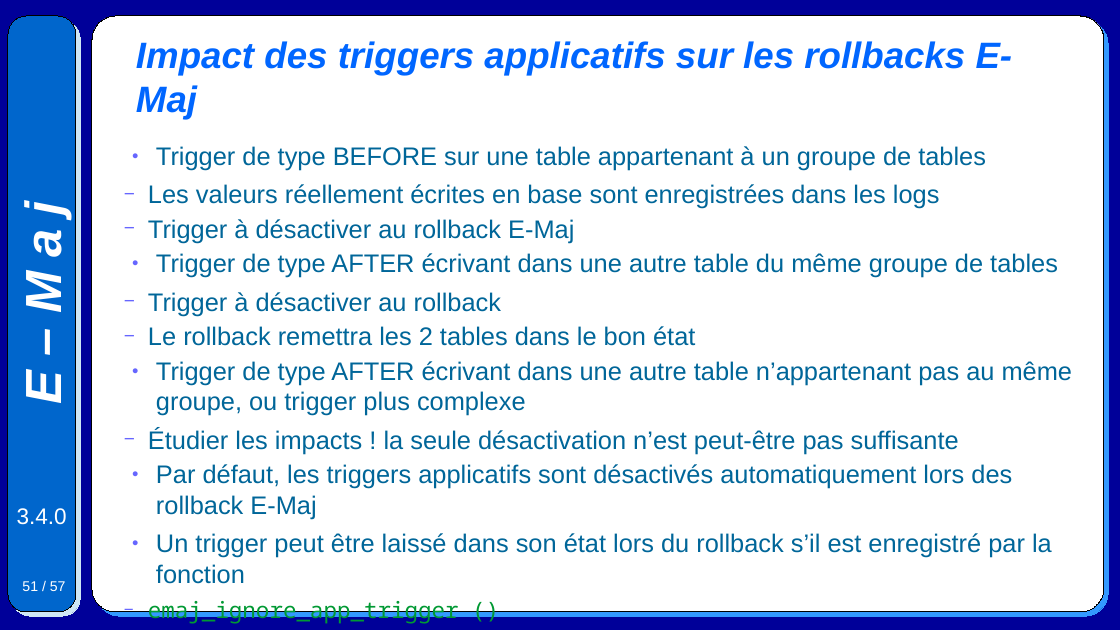
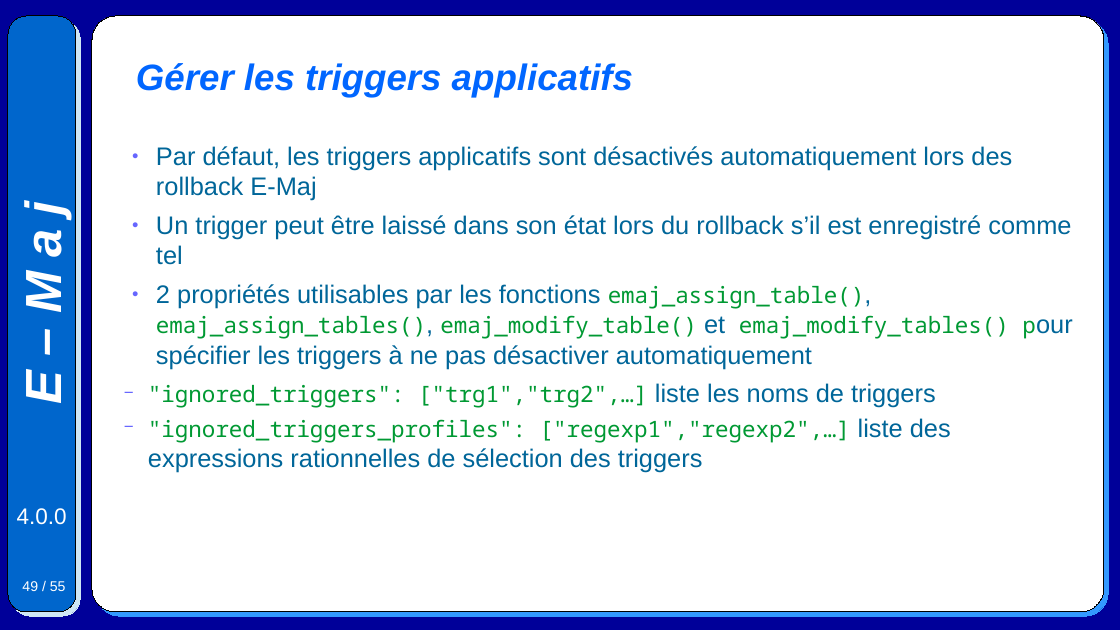
Before and after one commit to beaud76/emaj_doc, a slide deck: slide 49 of Emaj.devel_pres_fr.odp (slide 51 before the commit). Drawn at 1120x630 pixels with LibreOffice and Linux fonts; fonts in the diff are those of the drawing. Boxes give left, top, right and bottom in pixels: in the first picture for what was removed or moved away, otherwise in the second. Text is boxed around its words. In the diff, an @@ line names an element or a change of style, - is before the commit and + after.

```diff
--- a/Emaj.devel_pres_fr.odp
+++ b/Emaj.devel_pres_fr.odp
@@ title at [136,63,633,98]: text changed @@
-Impact des triggers applicatifs sur les rollbacks E-Maj
+Gérer les triggers applicatifs
@@ text at [148,146,1073,454]: paragraphs removed @@
-● Trigger de type BEFORE sur une table appartenant à un groupe de tables
-  − Les valeurs réellement écrites en base sont enregistrées dans les logs
-  − Trigger à désactiver au rollback E-Maj
-● Trigger de type AFTER écrivant dans une autre table du même groupe de tables
-  − Trigger à désactiver au rollback
-  − Le rollback remettra les 2 tables dans le bon état
-● Trigger de type AFTER écrivant dans une autre table n’appartenant pas au même groupe, ou trigger plus complexe
-  − Étudier les impacts ! la seule désactivation n’est peut-être pas suffisante
@@ text at [148,215,1071,473]: text changed @@
-● Un trigger peut être laissé dans son état lors du rollback s’il est enregistré par la fonction
-  − emaj_ignore_app_trigger ()
+● Un trigger peut être laissé dans son état lors du rollback s’il est enregistré comme tel
+● 2 propriétés utilisables par les fonctions emaj_assign_table(), emaj_assign_tables(), emaj_modify_table() et emaj_modify_tables() pour spécifier les triggers à ne pas désactiver automatiquement
+  − "ignored_triggers": ["trg1","trg2",…] liste les noms de triggers
+  − "ignored_triggers_profiles": ["regexp1","regexp2",…] liste des expressions rationnelles de sélection des triggers
@@ text at [17,508,67,525]: text changed @@
-3.4.0
+4.0.0
@@ page number at [22,581,66,591]: text changed @@
-51 / 57
+49 / 55
```
Also in this commit, not shown: 52 other slides changed, 1 slide added, 3 slides removed, 6 other files.
